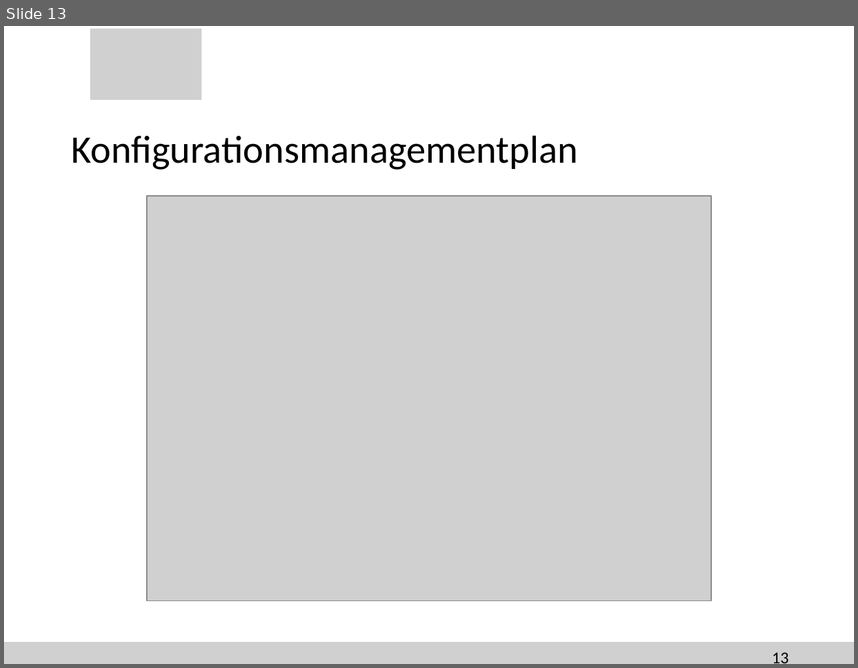
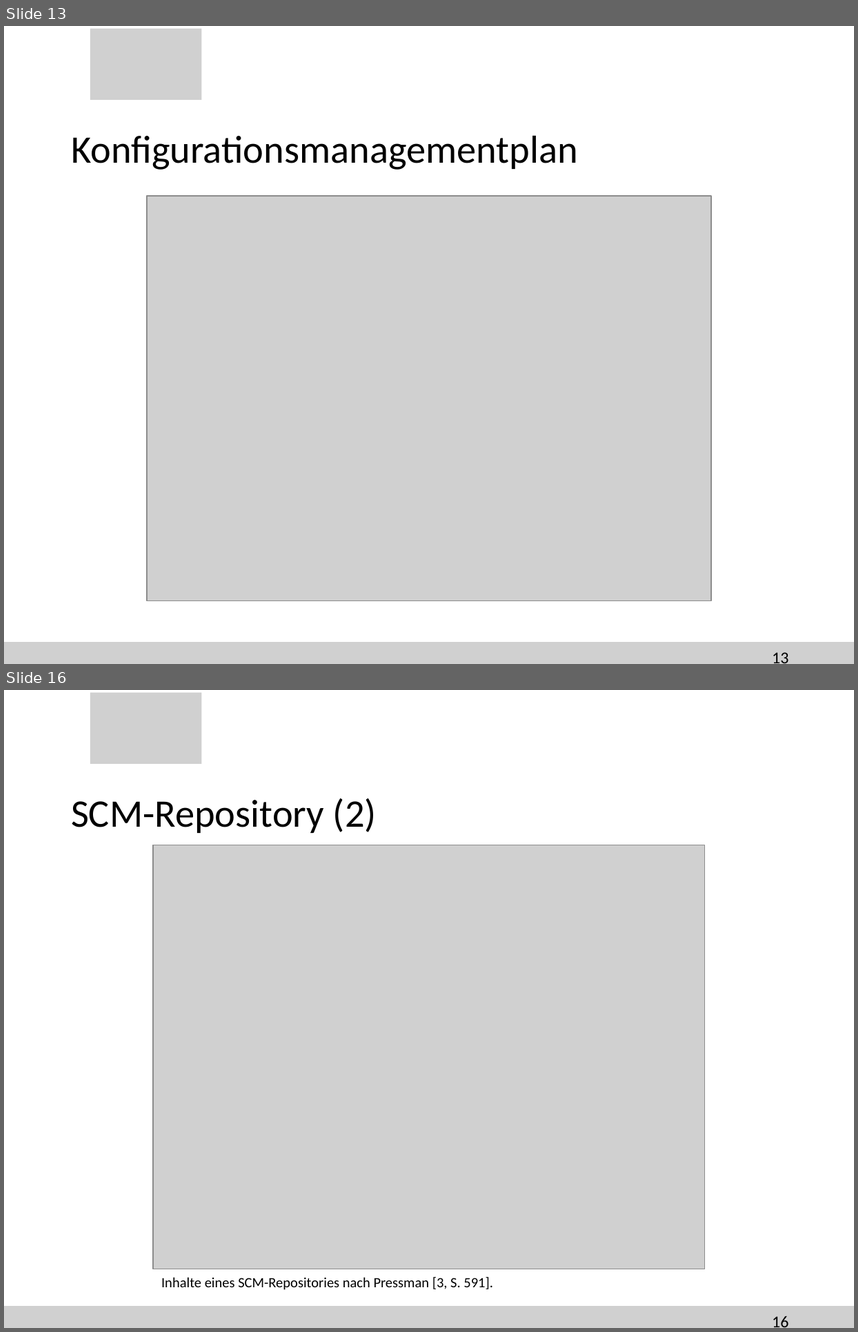
Before and after one commit to SteiMi/swm-seminar, a slide deck: Präsentation/seminar.pptx. Shown one above the other, each under a label of ours: slide 13 before the commit, slides 13 and 16 after it; the slides between them are not shown. The pictures are 858x668 and 858x1332 pixels, drawn with LibreOffice and Linux fonts; fonts in the diff are those of the drawing; grey boxes stand for pictures; background and template pictures are left out. Boxes give left, top, right and bottom in pixels: in the first picture for what was removed or moved away, otherwise in the second. Text is boxed around its words. In the diff, an @@ line names an element or a change of style, - is before the commit and + after.

```diff
--- a/Präsentation/seminar.pptx
+++ b/Präsentation/seminar.pptx
@@ slide 16 added at box(4, 690, 854, 1328), background #FFFFFF; not listed: 2 template elements that a slide beside it also shows @@
@@ title added at box(71, 798, 377, 833), 33 pt, text #000000 @@
+SCM-Repository (2)
@@ picture added at box(153, 845, 704, 1269) @@
@@ text added at box(161, 1276, 493, 1290), 12 pt, text #000000 @@
+Inhalte eines SCM-Repositories nach Pressman [3, S. 591].
@@ page number added at box(772, 1316, 789, 1327), 14 pt, text #000000 @@
+16
```
Also in this commit, not shown: 2 slides changed, 5 other slides added, 1 other file.
